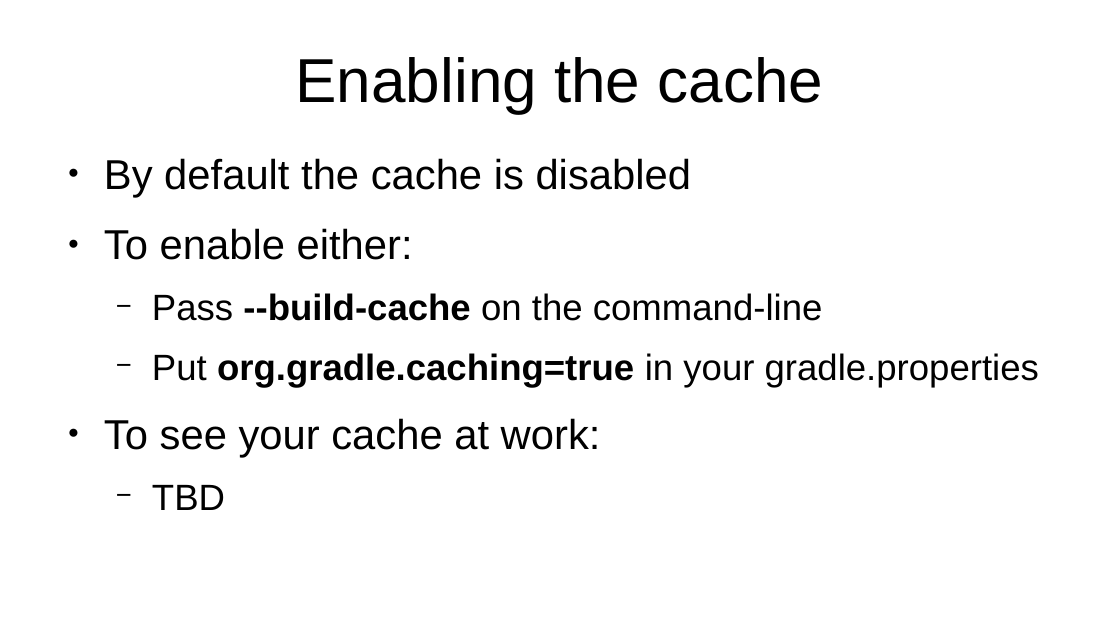
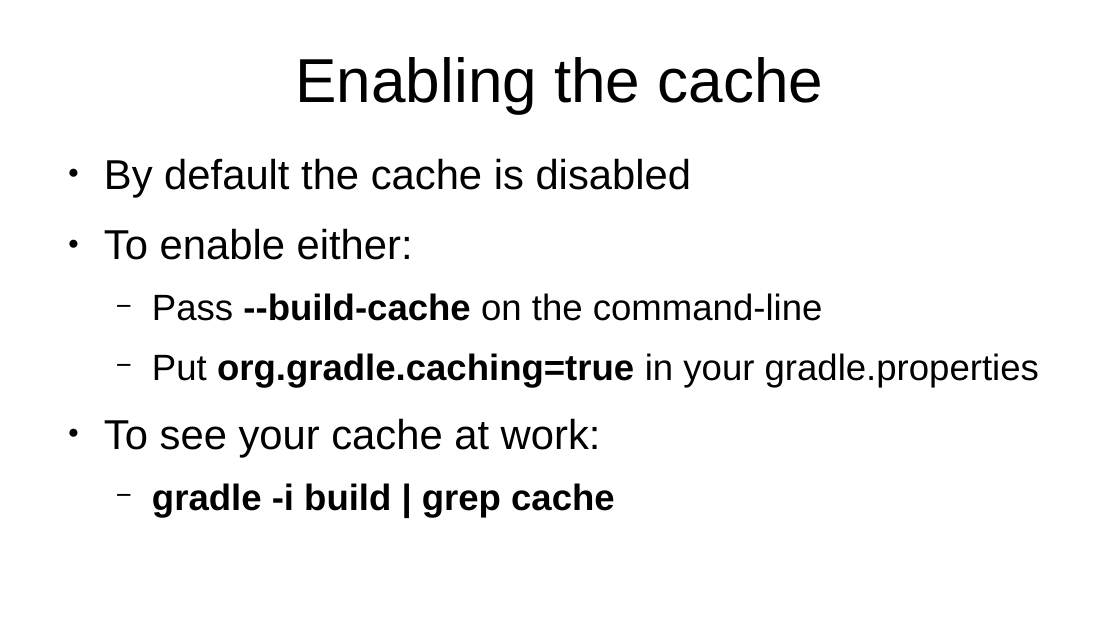
Before and after one commit to veltzer/teaching-slides, a slide deck: slide 48 of odp/gradle/gradle.odp (slide 46 before the commit). Drawn at 1120x630 pixels with LibreOffice and Linux fonts; fonts in the diff are those of the drawing. Boxes give left, top, right and bottom in pixels: in the first picture for what was removed or moved away, otherwise in the second. Text is boxed around its words. In the diff, an @@ line names an element or a change of style, - is before the commit and + after.

Commit message:
gradle slides

```diff
--- a/odp/gradle/gradle.odp
+++ b/odp/gradle/gradle.odp
@@ text at [152, 483, 615, 517]: text changed; bold on @@
-  − TBD
+  − gradle -i build | grep cache
```
Also in this commit, not shown: 5 other slides changed, 7 slides added, 1 slide removed.
